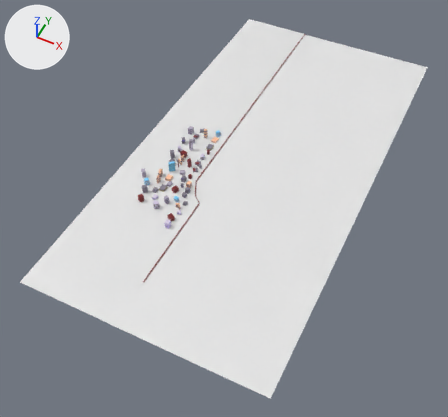
Renders of the Blender file SourceAssets/Environments/Subway/Skyline/Skyline_Mesh.blend from each side of a commit.
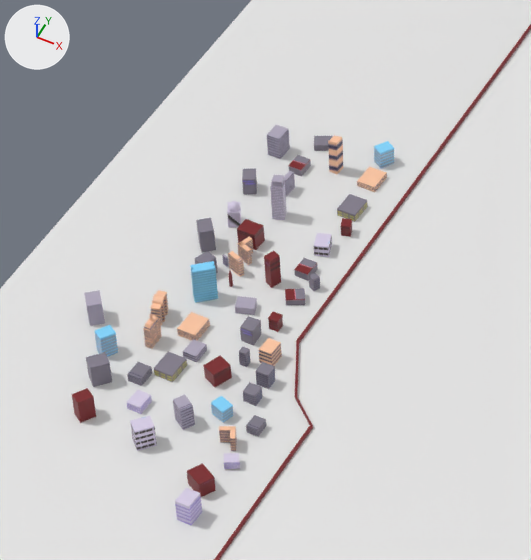
There are two pictures of each version: one whole from a 50 mm camera at (451.0, -695.0, 806.0) aimed at (102.0, 2.0, -66.0), one close up on the part from 27% to 57% of the width and 22% to 57% of the height. Lighting does not change. The marker at upper left points along +X, +Y and +Z. The older version's two pictures come first.

Before the edit, the objects in view are built like this:
```python
me_cube = bpy.data.meshes.new('Cube')
me_cube.from_pydata(...)  # 1595 vertices, 1134 faces; spans x -88.0..341.0, y -334.0..517.0, z -32.0..25.0
# faces by material slot: [1073, 37, 24]
me_cube.materials.append(mat_skyline_material)  # picture img_downtown_diffuse
me_cube.materials.append(mat_water)  # white #e7e7e7
me_cube.materials.append(mat_land)  # white #e7e7e7
ob_cube = bpy.data.objects.new('Cube', me_cube)
ob_cube.location = (0.0, 0.0, 0.0)
```
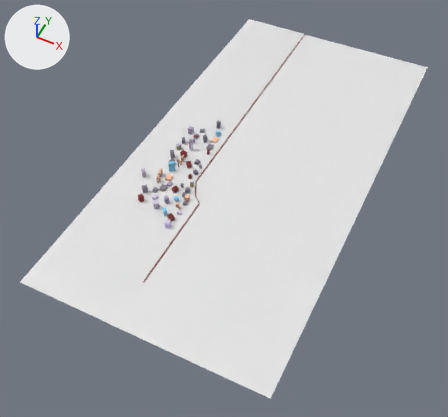
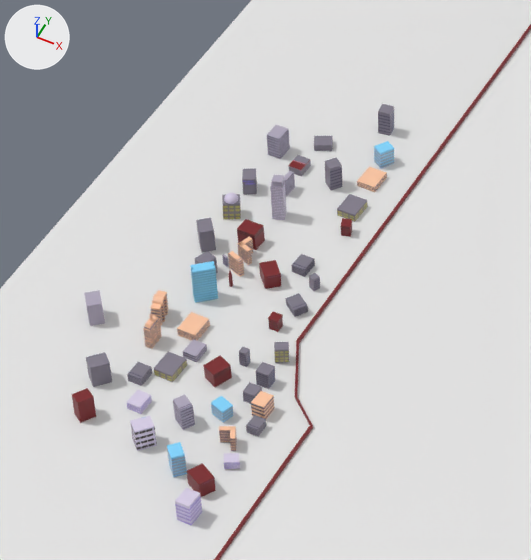
What differs and where, as boxes (x1, y1, x2, y2) in the close-ups (531 x 560 px; the box of a moved part takes in the faces that stretch with it):
part 1 of me_cube, moved or reshaped: before (259, 338, 282, 366); after (167, 442, 187, 477)
part 2 of me_cube, added: after (378, 104, 394, 136)
part 3 of me_cube, moved or reshaped: before (294, 258, 318, 281); after (291, 254, 315, 277)
part 4 of me_cube, moved or reshaped: before (240, 316, 262, 346); after (259, 260, 281, 289)
part 5 of me_cube, moved or reshaped: before (328, 135, 343, 174); after (251, 391, 275, 419)
part 6 of me_cube, added: after (325, 157, 342, 190)
part 7 of me_cube, moved or reshaped: before (235, 296, 257, 315); after (274, 351, 289, 363)
part 8 of me_cube, added: after (274, 342, 289, 357)
part 9 of me_cube, deleted: before (314, 233, 332, 257)
part 10 of me_cube, deleted (blue): before (94, 325, 118, 357)
part 11 of me_cube, deleted (brown): before (264, 250, 281, 288)
part 12 of me_cube, moved or reshaped: before (227, 201, 305, 305); after (222, 193, 308, 317)
part 13 of me_cube, surface changed: after (226, 195, 238, 204)

The change in detail:
me_cube is used by ob_cube; location (0.0, 0.0, 0.0).
me_cube had 1595 vertices, 1134 faces and spanned x -88.0..341.0, y -334.0..517.0, z -32.0..25.0.
me_cube now has 1603 vertices, 1141 faces and spans x -88.0..341.0, y -334.0..517.0, z -32.0..25.0.
me_cube part 1: the loose piece of 8 vertices spanning x 45.0..52.0, y -36.0..-27.0, z -3.0..10.0 is turned 46.9 degrees about the z axis through its middle, then moved by (-4.0, -78.0, 4.0).
me_cube part 2: the loose piece of 8 vertices spanning x 38.0..42.0, y -41.0..-37.0, z -1.0..10.0 is copied, and the copy is scaled about its middle by (1.72, 1.72, 1.53), then moved by (-15.0, 174.0, 3.0); it spans x 21.0..28.0, y 131.0..138.0, z -1.0..15.0.
me_cube part 3: the loose piece of 8 vertices spanning x 33.0..40.0, y 21.0..31.0, z 1.0..6.0 is moved by (-3.0, 2.0, 0.0).
me_cube part 4: the loose piece of 8 vertices spanning x 31.0..38.0, y -28.0..-20.0, z 1.0..10.0 is turned 40.8 degrees about the z axis through its middle and scaled by 1.12, then moved by (-10.0, 37.0, -1.0).
me_cube part 5: the loose piece of 8 vertices spanning x 13.0..18.0, y 94.0..100.0, z -17.0..22.0 is scaled about its middle by (1.45, 1.45, 0.322), then moved by (46.0, -159.0, 1.0).
me_cube part 6: the loose piece of 8 vertices spanning x 42.0..47.0, y 17.0..22.0, z -3.0..8.0 is copied, and the copy is turned -12.5 degrees about the z axis through its middle and scaled by 1.56, then moved by (-25.0, 67.0, 5.0); it spans x 15.0..24.0, y 82.0..91.0, z -1.0..15.0.
me_cube part 7: the loose piece of 8 vertices spanning x 18.0..29.0, y -13.0..-3.0, z -8.0..6.0 is scaled about its middle by (0.688, 0.724, 0.324), then moved by (30.0, -21.0, 4.0).
me_cube part 8: the loose piece of 8 vertices spanning x 28.0..39.0, y -59.0..-46.0, z 0.0..10.0 is copied, and the copy is scaled about its middle by (-0.769, 0.55, 0.429), then moved by (20.0, 24.0, 2.0); it spans x 49.0..57.0, y -33.0..-25.0, z 5.0..9.0.
me_cube part 9: the loose piece of 8 vertices spanning x 32.0..41.0, y 38.0..49.0, z -6.0..7.0 is deleted.
me_cube part 10: the loose piece of 8 vertices spanning x -25.0..-16.0, y -66.0..-56.0, z 1.0..14.0 is deleted.
me_cube part 11: the loose piece of 8 vertices spanning x 23.0..29.0, y 9.0..17.0, z -9.0..19.0 is deleted.
me_cube part 12: 142 vertices moved from x -15.0..38.0, y 3.0..44.0, z 5.0..14.0 to x -18.0..38.0, y 3.0..50.0, z 5.0..14.0; 123 vertices removed from x -15.0..46.0, y 2.0..46.0, z 0.0..14.0; 131 vertices added at x -20.0..50.0, y -3.0..51.0, z 0.0..14.0.
me_cube part 13: 67 kept faces spanning x -16.0..-11.0, y 43.0..50.0, z 11.0..14.0 get new texture (UV) coordinates.
